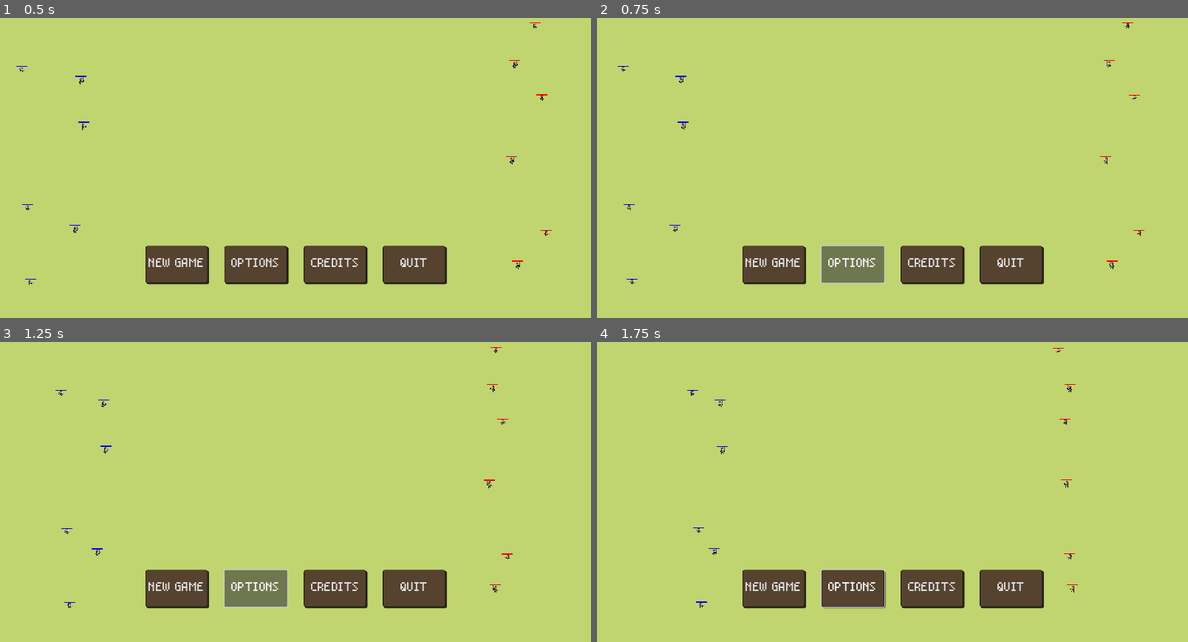
Above: before the commit, frames 1-4 (two rows, left to right).
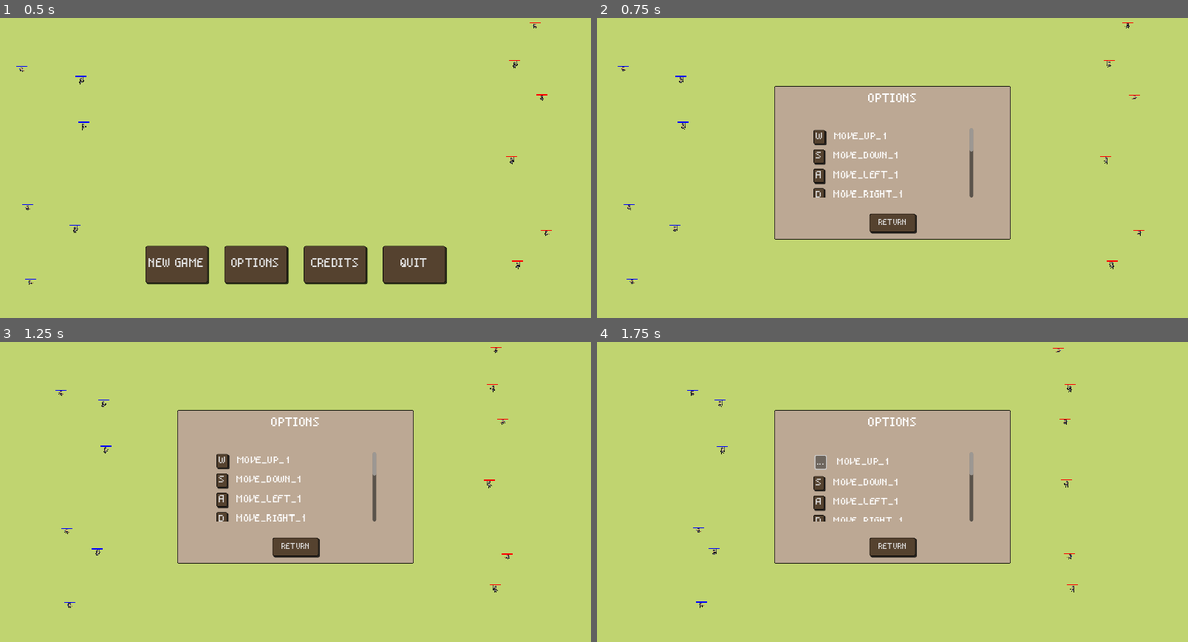
Above: after the commit, the same moments.

Repository: matulai/videojuego-rival-tactics
Game: Godot game, scene res://scenes/main_menu.tscn
Two runs of this game, one before a commit and one after it. Both use one fixed random seed, a clock stepped at 60 frames per second and the inputs below.
Inputs (mouse positions are in pixels of both pictures, inside the frame that each line leads up to):
- Up to frame 1 (0.5 s): no input
- Up to frame 2 (0.75 s): click "OPTIONS" at 0.5 s
- Up to frame 3 (1.25 s): no input
- Up to frame 4 (1.75 s): click (821, 462) at 1.25 s, where only the run after the commit has a clickable "W"

Frame 1 is identical in both runs. In frame 2, 26% of the frame differs, in the area x 24-76%, y 22-89%; in frame 3, 26%; in frame 4, 26%.

Commit message:
Se agrega interfaz de controles al menu principal

Diff:
--- a/boss_rival_tactics/characters/player/Player.gd
+++ b/boss_rival_tactics/characters/player/Player.gd
@@ -10,20 +10,20 @@
 
 var player_inputs: Dictionary = {
 	1: {
-		"move_left": "move_left_1",
-		"move_right": "move_right_1",
-		"move_up": "move_up_1",
-		"move_down": "move_down_1",
-		"attack": "attack_1",
-		"hability": "hability_1"
+		"move_left": "MOVE_LEFT_1",
+		"move_right": "MOVE_RIGHT_1",
+		"move_up": "MOVE_UP_1",
+		"move_down": "MOVE_DOWN_1",
+		"attack": "ATTACK_1",
+		"hability": "HABILITY_1"
 	},
 	2: {
-		"move_left": "move_left_2",
-		"move_right": "move_right_2",
-		"move_up": "move_up_2",
-		"move_down": "move_down_2",
-		"attack": "attack_2",
-		"hability": "hability_2"
+		"move_left": "MOVE_LEFT_2",
+		"move_right": "MOVE_RIGHT_2",
+		"move_up": "MOVE_UP_2",
+		"move_down": "MOVE_DOWN_2",
+		"attack": "ATTACK_2",
+		"hability": "HABILITY_2"
 	}
 }
 
--- a/boss_rival_tactics/project.godot
+++ b/boss_rival_tactics/project.godot
@@ -31,52 +31,52 @@
 
 [input]
 
-move_up_2={
+MOVE_UP_2={
 "deadzone": 0.5,
 "events": [Object(InputEventKey,"resource_local_to_scene":false,"resource_name":"","device":-1,"window_id":0,"alt_press …(195 unchanged characters)…
 ]
 }
-move_down_2={
+MOVE_DOWN_2={
 "deadzone": 0.5,
 "events": [Object(InputEventKey,"resource_local_to_scene":false,"resource_name":"","device":-1,"window_id":0,"alt_press …(195 unchanged characters)…
 ]
 }
-move_left_2={
+MOVE_LEFT_2={
 "deadzone": 0.5,
 "events": [Object(InputEventKey,"resource_local_to_scene":false,"resource_name":"","device":-1,"window_id":0,"alt_press …(195 unchanged characters)…
 ]
 }
-move_right_2={
+MOVE_RIGHT_2={
 "deadzone": 0.5,
 "events": [Object(InputEventKey,"resource_local_to_scene":false,"resource_name":"","device":-1,"window_id":0,"alt_press …(195 unchanged characters)…
 ]
 }
-move_up_1={
+MOVE_UP_1={
 "deadzone": 0.5,
 "events": [Object(InputEventKey,"resource_local_to_scene":false,"resource_name":"","device":-1,"window_id":0,"alt_press …(192 unchanged characters)…
 ]
 }
-move_down_1={
+MOVE_DOWN_1={
 "deadzone": 0.5,
 "events": [Object(InputEventKey,"resource_local_to_scene":false,"resource_name":"","device":-1,"window_id":0,"alt_press …(192 unchanged characters)…
 ]
 }
-move_left_1={
+MOVE_LEFT_1={
 "deadzone": 0.5,
 "events": [Object(InputEventKey,"resource_local_to_scene":false,"resource_name":"","device":-1,"window_id":0,"alt_press …(191 unchanged characters)…
 ]
 }
-move_right_1={
+MOVE_RIGHT_1={
 "deadzone": 0.5,
 "events": [Object(InputEventKey,"resource_local_to_scene":false,"resource_name":"","device":-1,"window_id":0,"alt_press …(192 unchanged characters)…
 ]
 }
-attack_1={
+ATTACK_1={
 "deadzone": 0.5,
 "events": [Object(InputEventKey,"resource_local_to_scene":false,"resource_name":"","device":-1,"window_id":0,"alt_press …(191 unchanged characters)…
 ]
 }
-attack_2={
+ATTACK_2={
 "deadzone": 0.5,
 "events": [Object(InputEventKey,"resource_local_to_scene":false,"resource_name":"","device":-1,"window_id":0,"alt_press …(196 unchanged characters)…
 ]
@@ -86,12 +86,12 @@
 "events": [Object(InputEventKey,"resource_local_to_scene":false,"resource_name":"","device":-1,"window_id":0,"alt_press …(195 unchanged characters)…
 ]
 }
-hability_1={
+HABILITY_1={
 "deadzone": 0.5,
 "events": [Object(InputEventKey,"resource_local_to_scene":false,"resource_name":"","device":-1,"window_id":0,"alt_press …(192 unchanged characters)…
 ]
 }
-hability_2={
+HABILITY_2={
 "deadzone": 0.5,
 "events": [Object(InputEventKey,"resource_local_to_scene":false,"resource_name":"","device":-1,"window_id":0,"alt_press …(196 unchanged characters)…
 ]
--- a/boss_rival_tactics/scenes/main_menu.tscn
+++ b/boss_rival_tactics/scenes/main_menu.tscn
@@ -1,7 +1,8 @@
-[gd_scene load_steps=8 format=3 uid="uid://digxcglpsj87c"]
+[gd_scene load_steps=13 format=3 uid="uid://digxcglpsj87c"]
 
 [ext_resource type="Script" path="res://scripts/MainMenuControl.gd" id="1_o6vmx"]
 [ext_resource type="FontVariation" uid="uid://c7vj672owbbn0" path="res://fonts/main_font.tres" id="2_7vj1m"]
+[ext_resource type="PackedScene" uid="uid://cnwl2fo7wydv" path="res://scenes/OptionsMenu.tscn" id="3_3qdcd"]
 [ext_resource type="PackedScene" uid="uid://c70lvth7u7qt5" path="res://scenes/MainMenuBackground.tscn" id="3_c6lau"]
 [ext_resource type="AudioStream" uid="uid://cj0knwr58mqh7" path="res://music_sonds/glorious_morning.mp3" id="4_gxlrg"]
 
@@ -35,7 +36,30 @@
 [sub_resource type="StyleBoxFlat" id="StyleBoxFlat_ec77d"]
 bg_color = Color(0.333333, 0.258824, 0.184314, 1)
 
+[sub_resource type="StyleBoxFlat" id="StyleBoxFlat_f8mpi"]
+bg_color = Color(0.737255, 0.658824, 0.580392, 1)
+border_width_left = 1
+border_width_top = 1
+border_width_right = 1
+border_width_bottom = 1
+border_color = Color(0.00784314, 0.00784314, 0.00784314, 1)
+corner_radius_top_left = 2
+corner_radius_top_right = 2
+corner_radius_bottom_right = 2
+corner_radius_bottom_left = 2
+expand_margin_left = 30.0
+expand_margin_top = 30.0
+expand_margin_right = 30.0
+expand_margin_bottom = 30.0
+
+[sub_resource type="StyleBoxEmpty" id="StyleBoxEmpty_rjd5e"]
+
+[sub_resource type="StyleBoxEmpty" id="StyleBoxEmpty_7vy6q"]
+
+[sub_resource type="StyleBoxEmpty" id="StyleBoxEmpty_7g3ma"]
+
 [node name="MainMenu" type="Node"]
+script = ExtResource("1_o6vmx")
 
 [node name="MenuOptions" type="Control" parent="."]
 z_index = 1
@@ -45,7 +69,6 @@
 anchor_bottom = 1.0
 grow_horizontal = 2
 grow_vertical = 2
-script = ExtResource("1_o6vmx")
 
 [node name="Buttons" type="HBoxContainer" parent="MenuOptions"]
 layout_mode = 1
@@ -140,6 +163,9 @@
 offset_right = 40.0
 offset_bottom = 16.0
 
+[node name="OptionsMenu" parent="." instance=ExtResource("3_3qdcd")]
+visible = false
+
 [node name="MainManuBackground" parent="." instance=ExtResource("3_c6lau")]
 player_one_scene = null
 player_two_scene = null
@@ -148,5 +174,105 @@
 stream = ExtResource("4_gxlrg")
 autoplay = true
 
-[connection signal="pressed" from="MenuOptions/Buttons/StartButton" to="MenuOptions" method="_on_start_button_pressed"]
-[connection signal="pressed" from="MenuOptions/Buttons/QuitButton" to="MenuOptions" method="_on_quit_button_pressed"]
+[node name="OptionsMenulala" type="Control" parent="."]
+visible = false
+layout_mode = 3
+anchors_preset = 15
+anchor_right = 1.0
+anchor_bottom = 1.0
+grow_horizontal = 2
+grow_vertical = 2
+
+[node name="Panel" type="Panel" parent="OptionsMenulala"]
+z_index = 1
+layout_mode = 1
+anchors_preset = 8
+anchor_left = 0.5
+anchor_top = 0.5
+anchor_right = 0.5
+anchor_bottom = 0.5
+offset_left = -240.0
+offset_top = -210.0
+offset_right = 240.0
+offset_bottom = 210.0
+grow_horizontal = 2
+grow_vertical = 2
+theme_override_styles/panel = SubResource("StyleBoxFlat_f8mpi")
+
+[node name="Title" type="Label" parent="OptionsMenulala/Panel"]
+layout_mode = 1
+anchors_preset = 5
+anchor_left = 0.5
+anchor_right = 0.5
+offset_left = -35.0
+offset_right = 35.0
+offset_bottom = 16.0
+grow_horizontal = 2
+theme_override_font_sizes/font_size = 36
+theme_override_styles/normal = SubResource("StyleBoxEmpty_rjd5e")
+text = "CONTROLS"
+
+[node name="ReturnButton" type="Button" parent="OptionsMenulala/Panel"]
+layout_mode = 1
+anchors_preset = 7
+anchor_left = 0.5
+anchor_top = 1.0
+anchor_right = 0.5
+anchor_bottom = 1.0
+offset_left = -74.0
+offset_top = -48.0
+offset_right = 74.0
+grow_horizontal = 2
+grow_vertical = 0
+size_flags_horizontal = 3
+theme_override_fonts/font = ExtResource("2_7vj1m")
+theme_override_font_sizes/font_size = 24
+theme_override_styles/normal = SubResource("StyleBoxFlat_m4hfy")
+action_mode = 0
+text = "RETURN
+"
+
+[node name="VScrollBar" type="VScrollBar" parent="OptionsMenulala/Panel"]
+layout_mode = 1
+anchors_preset = 8
+anchor_left = 0.5
+anchor_top = 0.5
+anchor_right = 0.5
+anchor_bottom = 0.5
+offset_left = -150.0
+offset_top = -120.0
+offset_right = 150.0
+offset_bottom = 120.0
+grow_horizontal = 2
+grow_vertical = 2
+theme_override_styles/scroll = SubResource("StyleBoxEmpty_7vy6q")
+theme_override_styles/grabber = SubResource("StyleBoxEmpty_7g3ma")
+
+[node name="VBoxContainer" type="VBoxContainer" parent="OptionsMenulala/Panel/VScrollBar"]
+layout_mode = 1
+anchors_preset = 5
+anchor_left = 0.5
+anchor_right = 0.5
+offset_left = -62.5
+offset_right = 62.5
+offset_bottom = 68.0
+grow_horizontal = 2
+size_flags_vertical = 3
+theme_override_constants/separation = 16
+
+[node name="ActionInput" type="PanelContainer" parent="OptionsMenulala/Panel/VScrollBar/VBoxContainer"]
+layout_mode = 2
+
+[node name="HBoxContainer" type="HBoxContainer" parent="OptionsMenulala/Panel/VScrollBar/VBoxContainer/ActionInput"]
+layout_mode = 2
+
+[node name="Input" type="Button" parent="OptionsMenulala/Panel/VScrollBar/VBoxContainer/ActionInput/HBoxContainer"]
+layout_mode = 2
+
+[node name="Action" type="Label" parent="OptionsMenulala/Panel/VScrollBar/VBoxContainer/ActionInput/HBoxContainer"]
+layout_mode = 2
+
+[connection signal="pressed" from="MenuOptions/Buttons/StartButton" to="." method="_on_start_button_pressed"]
+[connection signal="pressed" from="MenuOptions/Buttons/OptionsButton" to="." method="_on_options_button_pressed"]
+[connection signal="pressed" from="MenuOptions/Buttons/QuitButton" to="." method="_on_quit_button_pressed"]
+[connection signal="returnToMainMenu" from="OptionsMenu" to="." method="_on_options_menu_return_to_main_menu"]
--- a/boss_rival_tactics/scripts/MainMenuControl.gd
+++ b/boss_rival_tactics/scripts/MainMenuControl.gd
@@ -1,13 +1,17 @@
-extends Control
+extends Node
 
 func _on_start_button_pressed():
 	get_tree().change_scene_to_file("res://scenes/Game.tscn")
 
 func _on_options_button_pressed() -> void:
-	pass # Replace with function body.
+	$MenuOptions.visible = false
+	$OptionsMenu.visible = true
 
 func _on_credits_pressed() -> void:
 	pass # Replace with function body.
 
 func _on_quit_button_pressed() -> void:
 	get_tree().quit()
+
+func _on_options_menu_return_to_main_menu() -> void:
+	$MenuOptions.visible = true
